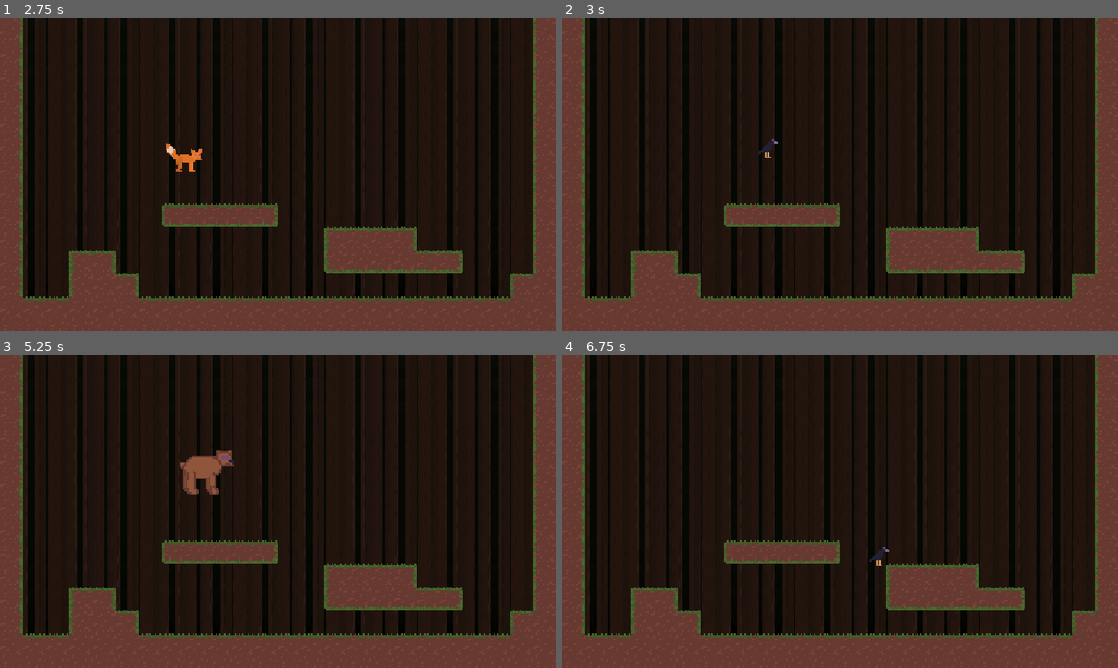
Above: before the commit, frames 1-4 (two rows, left to right).
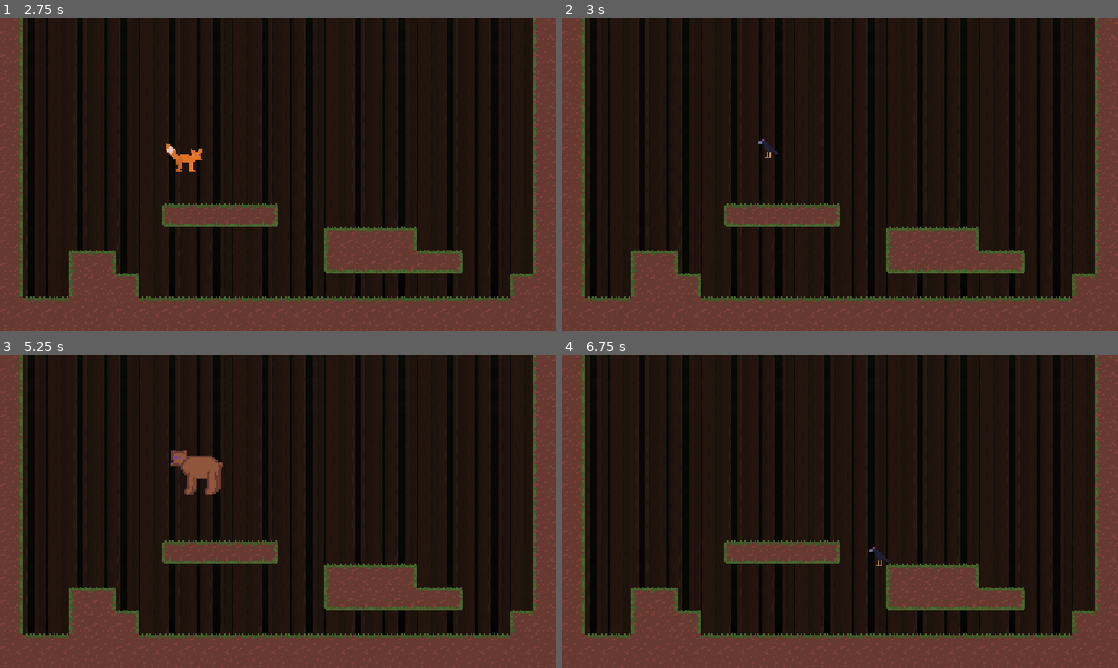
Above: after the commit, the same moments.

Repository: EmpathyC128/GameOff2026
Game: Godot game, scene res://game/main.tscn
Two runs of this game, one before a commit and one after it. Both use one fixed random seed, a clock stepped at 60 frames per second and the inputs below.
Inputs:
- Up to frame 1 (2.75 s): tap Enter at 0.5 s; hold D (right) 0.53-1.25 s; tap W (up) at 0.6, 0.77, 1.07, 2.27, 2.3, 2.57 s; click "Play" at 1.25 s; hold D (right) from 2.03 s (still down); tap 1 (transform_1) at 2.1 s
- Up to frame 2 (3 s): release D (right) at 2.78 s; hold A (left) from 2.78 s (still down); tap 2 (transform_2) at 2.85 s
- Up to frame 3 (5.25 s): tap W (up) at 3.05, 3.77, 3.8, 4.07, 4.52, 4.55, 4.82, 5.1 s; tap Space at 3.5, 5 s; release A (left) at 3.53 s; hold D (right) 3.53-5.03 s; tap 3 (transform_3) at 3.6 s; tap Enter at 4.25 s; tap 4 (transform_4) at 4.35 s; hold A (left) from 5.03 s (still down)
- Up to frame 4 (6.75 s): tap W (up) at 5.27, 5.57, 6.05 s; tap Enter at 5.75 s; release A (left) at 5.78 s; hold D (right) 5.78-6.53 s; tap 1 (transform_1) at 5.85 s; hold A (left) from 6.53 s (still down); tap 2 (transform_2) at 6.6 s

Frame 1 is identical in both runs. In frame 2, less than 0.1% of the frame differs, in the area x 35-39%, y 38-45%; in frame 3, 0.5%, in the area x 30-43%, y 30-45%; in frame 4, less than 0.1%.

Commit message:
Feature: Familiar - sprite scaling

Diff:
--- a/game/levels/test/test_level.tscn
+++ b/game/levels/test/test_level.tscn
@@ -6,6 +6,10 @@
 
 [node name="TestLevel" type="Node2D" unique_id=319625805]
 
+[node name="Camera2D" type="Camera2D" parent="." unique_id=19251259]
+anchor_mode = 0
+zoom = Vector2(3, 3)
+
 [node name="TileMapLayer" type="TileMapLayer" parent="." unique_id=1190598694]
 modulate = Color(0.24840015, 0.24840018, 0.24840015, 1)
 tile_map_data = PackedByteArray("AAACAP//AQAAAAAAAAACAAAAAQAAAAAAAAACAAEAAQAAAAAAAAACAAIAAQAAAAAAAAACAAMAAQAAAAEAAAACAA …(1264 unchanged characters)…
@@ -13,9 +17,5 @@
 
 [node name="TempTerrain" parent="." unique_id=1931428531 instance=ExtResource("1_twb5h")]
 
-[node name="Camera2D" type="Camera2D" parent="." unique_id=19251259]
-anchor_mode = 0
-zoom = Vector2(3, 3)
-
 [node name="Familiar" parent="." unique_id=699816686 instance=ExtResource("3_hcxp5")]
 position = Vector2(66, 145)
--- a/game/player/familiar.tscn
+++ b/game/player/familiar.tscn
@@ -122,6 +122,8 @@
 collision = NodePath("../../CollisionShape2D")
 collision_shape = ExtResource("5_6s3l2")
 collision_shape_position = Vector2(-1, 4)
+jump_skew = 0.12
+land_skew = 0.8
 metadata/_custom_type_script = "uid://bhgov301k4y61"
 
 [node name="Raven" type="Node2D" parent="StateMachine" unique_id=526021434 node_paths=PackedStringArray("state_1", "state_3", "state_4", "movement", "sprite", "collision")]
--- a/game/player/movement/movement.gd
+++ b/game/player/movement/movement.gd
@@ -7,16 +7,19 @@
 
 var enabled: bool = true
 
+signal on_jump()
+signal on_land()
+signal on_change_direction(direction: int)
 
 # State
 var last_jump_press: int = 0
 var last_floor_touch: int = 0
 var prev_tick_on_floor: bool = false
-var last_jump: int = 0
-var last_land: int = 0
 
 var last_obstacle_collide: int = 0
 var last_non_zero_velocity: int = 0
+
+var last_direction: float = 0
 
 
 func _ready() -> void:
@@ -48,7 +51,7 @@
         process_walk(delta)
 
 
-func process_fly(delta: float) -> void:
+func process_fly(_delta: float) -> void:
     pass
 
 
@@ -86,17 +89,13 @@
 
     # Apply Gravity
     else:
-
         var gravity_multiplier: float = 1.0
         if player.velocity.y > 0:
             gravity_multiplier = settings.downward_gravity_multiplier
         player.velocity += player.get_gravity() * delta * gravity_multiplier
 
-    var direction := Input.get_axis("left", "right")
-
     # Apply X velocity
     apply_x_velocity(
-        direction,
         settings.air_acceleration,
         settings.air_turn_acceleration,
         settings.air_decceleration,
@@ -113,13 +112,11 @@
 
     # Land
     elif not prev_tick_on_floor:
-        last_land = now
+        on_land.emit()
 
-    var direction := Input.get_axis("left", "right")
 
     # Apply X velocity
     apply_x_velocity(
-        direction,
         settings.run_acceleration,
         settings.turn_acceleration,
         settings.run_decceleration,
@@ -128,17 +125,20 @@
 
 
 func apply_x_velocity(
-    direction: float,
     acceleration: float,
     turn_acceleration: float,
     decceleration: float,
     delta: float
-    ):
-    var turning: bool = (direction * player.velocity.x) < 0
+    ) -> void:
+    var new_direction = Input.get_axis("left", "right")
+    var turning: bool = (new_direction * player.velocity.x) < 0
 
-    if direction:
+    if new_direction:
+        if last_direction != new_direction:
+            last_direction = new_direction
+            on_change_direction.emit(new_direction)
         var acc: float = acceleration if not turning else turn_acceleration
-        player.velocity.x += acc * direction * delta
+        player.velocity.x += acc * new_direction * delta
     else:
         player.velocity.x = move_toward(player.velocity.x, 0, decceleration * delta)
 
@@ -147,11 +147,11 @@
     if now == -1:
         now = Global.now
     player.velocity.y = - settings.jump_strength
-    last_jump = now
     last_jump_press = 0
+    on_jump.emit()
 
 
-func process_push(now: int):
+func process_push(now: int) -> void:
     if not settings.can_push:
         return
 
--- a/game/player/player_state.gd
+++ b/game/player/player_state.gd
@@ -15,10 +15,24 @@
 @export var collision_shape: Shape2D
 @export var collision_shape_position: Vector2 = Vector2(0, 0)
 
+@export_category("Skew")
+@export var jump_skew: float = 0.1
+@export var land_skew: float = 0.1
+@export var skew_time_ms: int = 20
+
+
+# State
+var last_jump: int = 0
+var last_land: int = 0
+var direction: int = 1
 
 func _ready() -> void:
     if sprite:
         sprite.hide()
+    if movement:
+        movement.on_jump.connect(on_jump)
+        movement.on_land.connect(on_land)
+        movement.on_change_direction.connect(on_change_direction)
 
 
 func enter_state() -> void:
@@ -45,7 +59,7 @@
         sprite.hide()
 
 
-func check_keys():
+func check_keys() -> void:
     if Input.is_action_just_pressed("transform_1") and state_1:
         switch_state.emit(state_1)
     elif Input.is_action_just_pressed("transform_2") and state_2:
@@ -58,3 +72,53 @@
 
 func update(_delta: float) -> void:
     check_keys()
+
+    if sprite:
+        process_scale()
+
+
+func process_scale() -> void:
+    var now := Global.now
+    if (now - last_jump) <= skew_time_ms:
+        # Jump
+        sprite.scale.x = get_squash(now - last_jump, jump_skew) * direction
+        sprite.scale.y = get_stretch(now - last_jump, jump_skew)
+    elif (now - last_land) <= skew_time_ms:
+        # Land
+        sprite.scale.x = get_stretch(now - last_land, jump_skew) * direction
+        sprite.scale.y = get_squash(now - last_land, jump_skew)
+    else:
+        sprite.scale.x = 1 * direction
+        sprite.scale.y = 1
+
+func get_skew_multiplier(time_since_event: int):
+    var a: float = -4.0 / (skew_time_ms ** 2)
+    var b: float = 4.0 / skew_time_ms
+
+    var func_value: float = (a * (time_since_event ** 2)) + (b * time_since_event)
+
+    return max(0.3, func_value)
+
+
+func get_squash(time_since_event: int, squash_amount: float):
+    var multiplier = get_skew_multiplier(time_since_event)
+    var squash: float = squash_amount * multiplier
+    return 1 - squash
+
+
+
+func get_stretch(time_since_event: int, stretch_amount: float):
+    var multiplier = get_skew_multiplier(time_since_event)
+    var stretch: float = stretch_amount * multiplier
+    return 1 + stretch
+
+func on_jump() -> void:
+    last_jump = Global.now
+
+
+func on_land() -> void:
+    last_land = Global.now
+
+
+func on_change_direction(new_direction: int) -> void:
+    direction = new_direction
--- a/project.godot
+++ b/project.godot
@@ -28,6 +28,7 @@
 
 [display]
 
+window/size/mode=2
 window/stretch/mode="canvas_items"
 window/stretch/aspect="expand"
 
